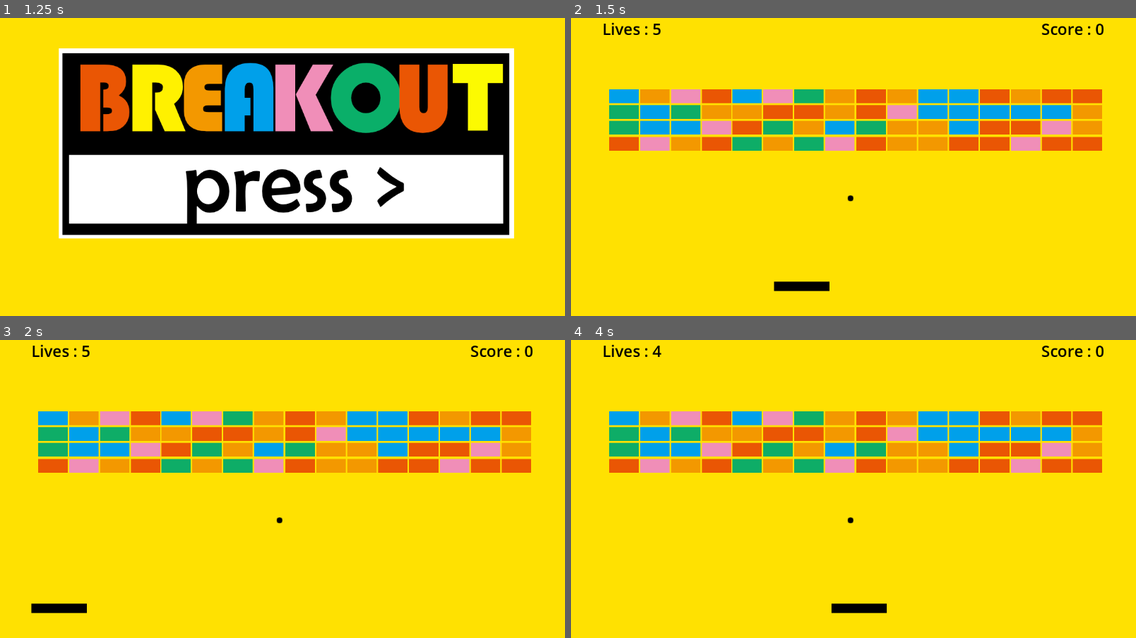
Above: before the commit, frames 1-4 (two rows, left to right).
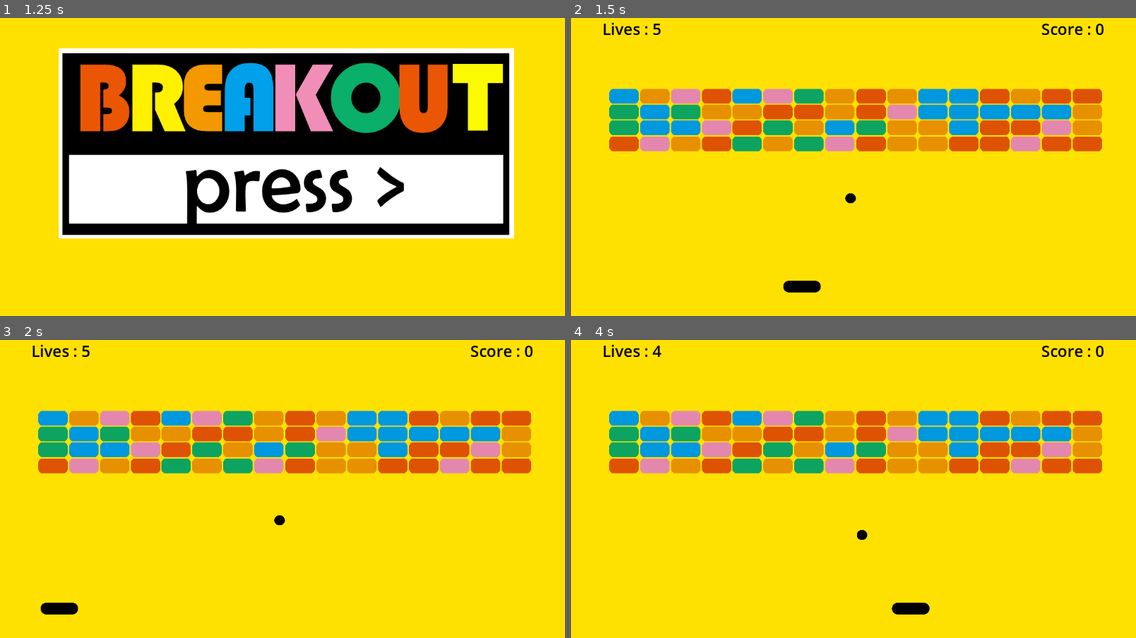
Above: after the commit, the same moments.

Repository: pseudoLudo/20games
Game: Godot game, scene res://opening.tscn
Same seed, same stepped clock (60 frames per second), same inputs: the game is played once before the commit and once after it.
Inputs:
- Up to frame 1 (1.25 s): tap Enter at 0.5 s; hold Right (right) from 0.53 s (still down)
- Up to frame 2 (1.5 s): tap R (reset) at 1.25 s; release Right (right) at 1.28 s; hold Left (left) from 1.28 s (still down)
- Up to frame 3 (2 s): keep holding Left (left)
- Up to frame 4 (4 s): release Left (left) at 2.03 s; hold Right (right) 2.03-3.53 s; hold Left (left) from 3.53 s (still down)

Frame 1 is identical in both runs. In frame 2, 2.4% of the frame differs, in the area x 6-94%, y 23-93%; in frame 3, 2.4%; in frame 4, 2.9%.

Commit message:
sprite changes, collision shapes, ball speed changes

Diff:
--- a/breakout/ball.gd
+++ b/breakout/ball.gd
@@ -4,7 +4,7 @@
 @onready var bump = $bump
 
 var pos = global_position
-var speed = Vector2(250,350)
+var speed = Vector2(350,450)
 var col
 # Called when the node enters the scene tree for the first time.
 func _ready():
--- a/breakout/ball.tscn
+++ b/breakout/ball.tscn
@@ -1,18 +1,19 @@
 [gd_scene load_steps=5 format=3 uid="uid://bgr00rmt58f3g"]
 
-[ext_resource type="Script" path="res://ball.gd" id="1_uk0h6"]
-[ext_resource type="Texture2D" uid="uid://dms4i1lbhyo7h" path="res://BasicBreakoutAssetPack/ball.png" id="2_2mq4b"]
+[ext_resource type="Script" uid="uid://dygekh1xxnajm" path="res://ball.gd" id="1_uk0h6"]
+[ext_resource type="Texture2D" uid="uid://bkxgkk6t752hu" path="res://BasicBreakoutAssetPack/ballredo.png" id="2_ktgx5"]
 [ext_resource type="AudioStream" uid="uid://dqc5ogc8uonn4" path="res://BasicBreakoutAssetPack/Blip_Select11.wav" id="3_kxbgx"]
 
 [sub_resource type="CircleShape2D" id="CircleShape2D_cu1ua"]
-radius = 8.0
+radius = 10.198
 
 [node name="ball" type="CharacterBody2D" groups=["ball"]]
 script = ExtResource("1_uk0h6")
 
 [node name="ballSprite2D" type="Sprite2D" parent="."]
 modulate = Color(0, 0, 0, 1)
-texture = ExtResource("2_2mq4b")
+scale = Vector2(0.198742, 0.19716)
+texture = ExtResource("2_ktgx5")
 
 [node name="CollisionShape2D" type="CollisionShape2D" parent="."]
 shape = SubResource("CircleShape2D_cu1ua")
--- a/breakout/brick.tscn
+++ b/breakout/brick.tscn
@@ -1,7 +1,7 @@
 [gd_scene load_steps=5 format=3 uid="uid://b02pokig3rpqs"]
 
-[ext_resource type="Script" path="res://brick.gd" id="1_pjhka"]
-[ext_resource type="Texture2D" uid="uid://cekarwsyukg8f" path="res://BasicBreakoutAssetPack/whitebrick.png" id="2_1exhm"]
+[ext_resource type="Script" uid="uid://copdog7md7gha" path="res://brick.gd" id="1_pjhka"]
+[ext_resource type="Texture2D" uid="uid://bfpqjtsrdxwq7" path="res://BasicBreakoutAssetPack/brickredo.png" id="2_5p85m"]
 
 [sub_resource type="RectangleShape2D" id="RectangleShape2D_iols0"]
 size = Vector2(55.5, 23)
@@ -16,7 +16,8 @@
 gravity_scale = 0.0
 
 [node name="Sprite2D" type="Sprite2D" parent="RigidBody2D"]
-texture = ExtResource("2_1exhm")
+scale = Vector2(0.107914, 0.154777)
+texture = ExtResource("2_5p85m")
 region_rect = Rect2(0, 0, 61, 28)
 
 [node name="CollisionShape2D" type="CollisionShape2D" parent="RigidBody2D"]
--- a/breakout/pad.tscn
+++ b/breakout/pad.tscn
@@ -1,16 +1,19 @@
 [gd_scene load_steps=4 format=3 uid="uid://bfc2qooplscda"]
 
-[ext_resource type="Script" path="res://pad.gd" id="1_y57ns"]
-[ext_resource type="Texture2D" uid="uid://bs5p7figpa5j7" path="res://BasicBreakoutAssetPack/baddle.png" id="2_rwl8k"]
+[ext_resource type="Script" uid="uid://dpwjfyvch4myr" path="res://pad.gd" id="1_y57ns"]
+[ext_resource type="Texture2D" uid="uid://bylt33y0itriq" path="res://BasicBreakoutAssetPack/padredo.png" id="2_aqlkc"]
 
-[sub_resource type="RectangleShape2D" id="RectangleShape2D_18k81"]
-size = Vector2(112, 18)
+[sub_resource type="RectangleShape2D" id="RectangleShape2D_aqlkc"]
+size = Vector2(20, 69)
 
 [node name="pad" type="CharacterBody2D"]
 script = ExtResource("1_y57ns")
 
+[node name="paddleSprite2D" type="Sprite2D" parent="."]
+scale = Vector2(0.2818, 0.286)
+texture = ExtResource("2_aqlkc")
+
 [node name="CollisionShape2D" type="CollisionShape2D" parent="."]
-shape = SubResource("RectangleShape2D_18k81")
-
-[node name="paddleSprite2D" type="Sprite2D" parent="."]
-texture = ExtResource("2_rwl8k")
+position = Vector2(-0.500001, -1.81e-06)
+rotation = 1.5708
+shape = SubResource("RectangleShape2D_aqlkc")
--- a/breakout/project.godot
+++ b/breakout/project.godot
@@ -12,7 +12,7 @@
 
 config/name="Breakout"
 run/main_scene="res://opening.tscn"
-config/features=PackedStringArray("4.2", "GL Compatibility")
+config/features=PackedStringArray("4.4", "GL Compatibility")
 config/icon="res://icon.svg"
 
 [autoload]
@@ -28,19 +28,19 @@
 
 left={
 "deadzone": 0.5,
-"events": [Object(InputEventKey,"resource_local_to_scene":fa …(175 unchanged characters)… ode":4194319,"key_label":0,"unicode":0,"echo":false,"script":null)
-, Object(InputEventKey,"resource_local_to_scene":false,"reso …(162 unchanged characters)… keycode":65,"key_label":0,"unicode":97,"echo":false,"script":null)
+"events": [Object(InputEventKey,"resource_local_to_scene":fa …(175 unchanged characters)… ode":4194319,"key_label":0,"unicode":0,"location":0,"echo":false,"script":null)
+, Object(InputEventKey,"resource_local_to_scene":false,"reso …(162 unchanged characters)… keycode":65,"key_label":0,"unicode":97,"location":0,"echo":false,"script":null)
 ]
 }
 right={
 "deadzone": 0.5,
-"events": [Object(InputEventKey,"resource_local_to_scene":fa …(175 unchanged characters)… ode":4194321,"key_label":0,"unicode":0,"echo":false,"script":null)
-, Object(InputEventKey,"resource_local_to_scene":false,"reso …(163 unchanged characters)… eycode":83,"key_label":0,"unicode":115,"echo":false,"script":null)
+"events": [Object(InputEventKey,"resource_local_to_scene":fa …(175 unchanged characters)… ode":4194321,"key_label":0,"unicode":0,"location":0,"echo":false,"script":null)
+, Object(InputEventKey,"resource_local_to_scene":false,"reso …(163 unchanged characters)… eycode":83,"key_label":0,"unicode":115,"location":0,"echo":false,"script":null)
 ]
 }
 reset={
 "deadzone": 0.5,
-"events": [Object(InputEventKey,"resource_local_to_scene":fa …(172 unchanged characters)… eycode":82,"key_label":0,"unicode":114,"echo":false,"script":null)
+"events": [Object(InputEventKey,"resource_local_to_scene":fa …(172 unchanged characters)… eycode":82,"key_label":0,"unicode":114,"location":0,"echo":false,"script":null)
 ]
 }
 
Binary file added: breakout/BasicBreakoutAssetPack/ballredo.png
Not shown, added: breakout/BasicBreakoutAssetPack/ballredo.png.import
Binary file added: breakout/BasicBreakoutAssetPack/brickredo.png
Not shown, added: breakout/BasicBreakoutAssetPack/brickredo.png.import
Binary file added: breakout/BasicBreakoutAssetPack/padredo.png
Not shown, added: breakout/BasicBreakoutAssetPack/padredo.png.import
Not shown, added: breakout/ball.gd.uid
Not shown, added: breakout/brick.gd.uid
Not shown: 1 places in breakout/canvas_layer.tscn that only renumber resources
Not shown, added: breakout/final.gd.uid
Not shown: 1 places in breakout/final.tscn that only renumber resources
Not shown, added: breakout/gamemanger.gd.uid
(and 6 more such lines)
